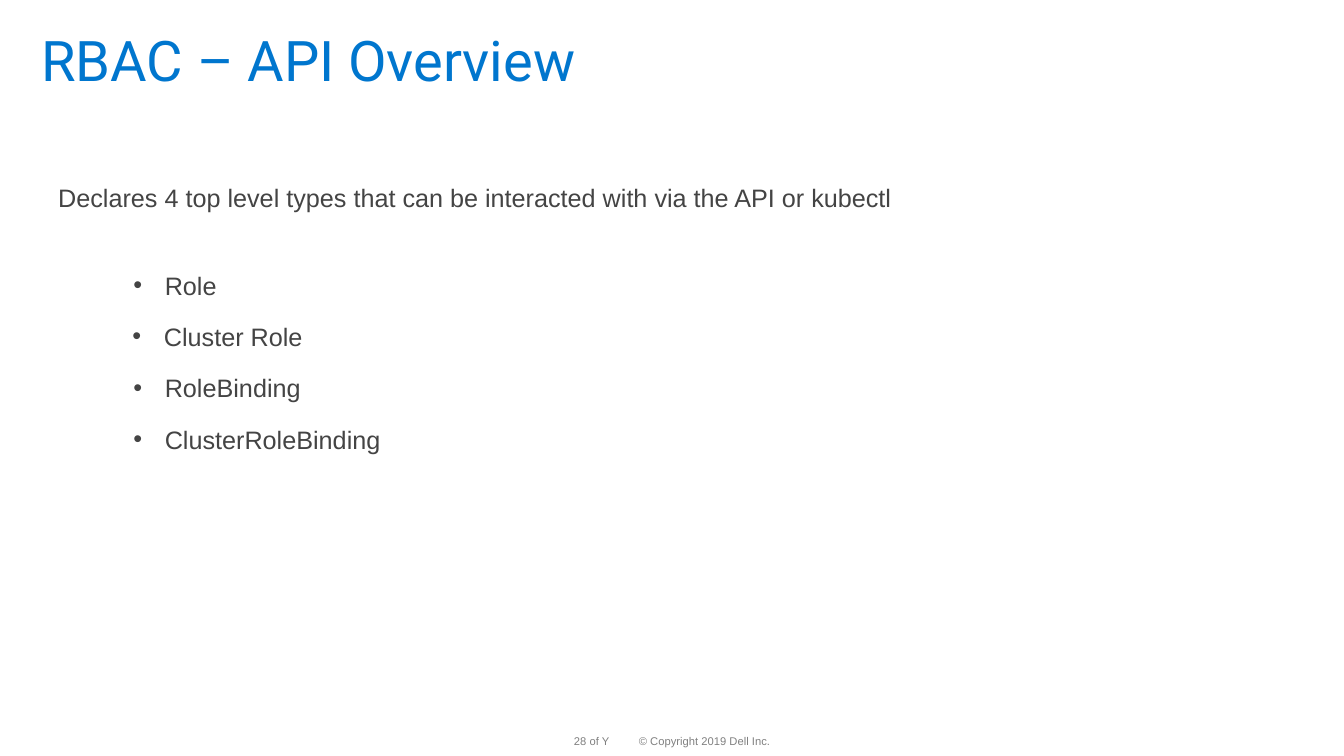
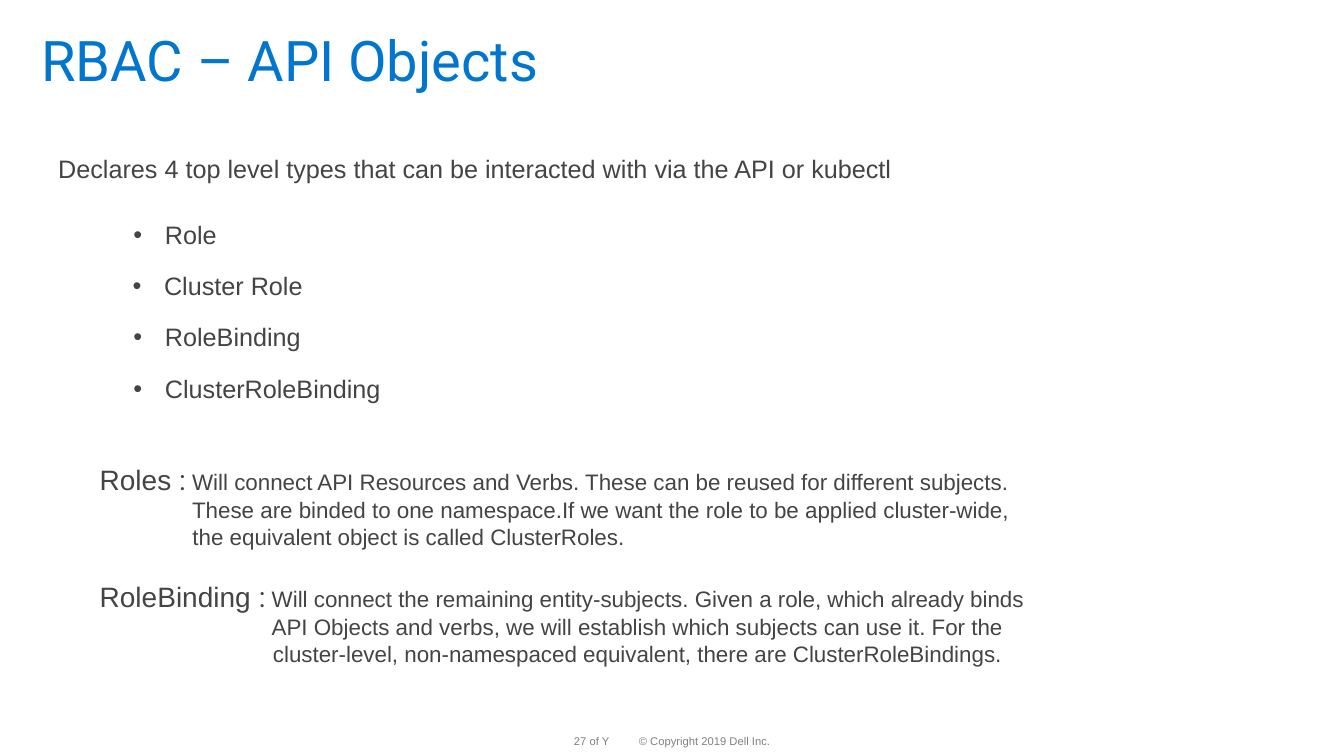
Before and after one commit to dteskubernetesworkshop/spring-boot-k8s-workshop, a slide deck: slide 27 of slides/k8 workshop deck-Day-3 -v 1.0.pptx (slide 28 before the commit). Drawn at 1344x756 pixels with LibreOffice and Linux fonts; fonts in the diff are those of the drawing; background and template pictures are left out. Boxes give left, top, right and bottom in pixels: in the first picture for what was removed or moved away, otherwise in the second. Text is boxed around its words. In the diff, an @@ line names an element or a change of style, - is before the commit and + after.

```diff
--- a/slides/k8 workshop deck-Day-3 -v 1.0.pptx
+++ b/slides/k8 workshop deck-Day-3 -v 1.0.pptx
@@ title at bbox=[41, 39, 538, 93]: text changed @@
-RBAC – API Overview
+RBAC – API Objects
@@ text "Declares 4 top level types ...": place and size @@
-text "Declares 4 top level types ..." at bbox=[58, 188, 891, 213]
+text "Declares 4 top level types ..." at bbox=[58, 159, 891, 184]
@@ 4 texts: place and size @@
-4 texts at bbox=[164, 276, 381, 454]
+4 texts at bbox=[164, 225, 381, 403]
@@ text added at bbox=[100, 469, 1008, 550], 16 pt, text #444444 @@
+Roles : Will connect API Resources and Verbs. These can be reused for different subjects.
+These are binded to one namespace.If we want the role to be applied cluster-wide,
+the equivalent object is called ClusterRoles.
@@ text added at bbox=[100, 586, 1023, 667], 16 pt, text #444444 @@
+RoleBinding : Will connect the remaining entity-subjects. Given a role, which already binds
+API Objects and verbs, we will establish which subjects can use it. For the
+cluster-level, non-namespaced equivalent, there are ClusterRoleBindings.
@@ page number at bbox=[574, 737, 586, 745]: text changed @@
-28
+27
```
Also in this commit, not shown: 6 other slides changed, 2 slides added, 2 slides removed, 1 other file.
